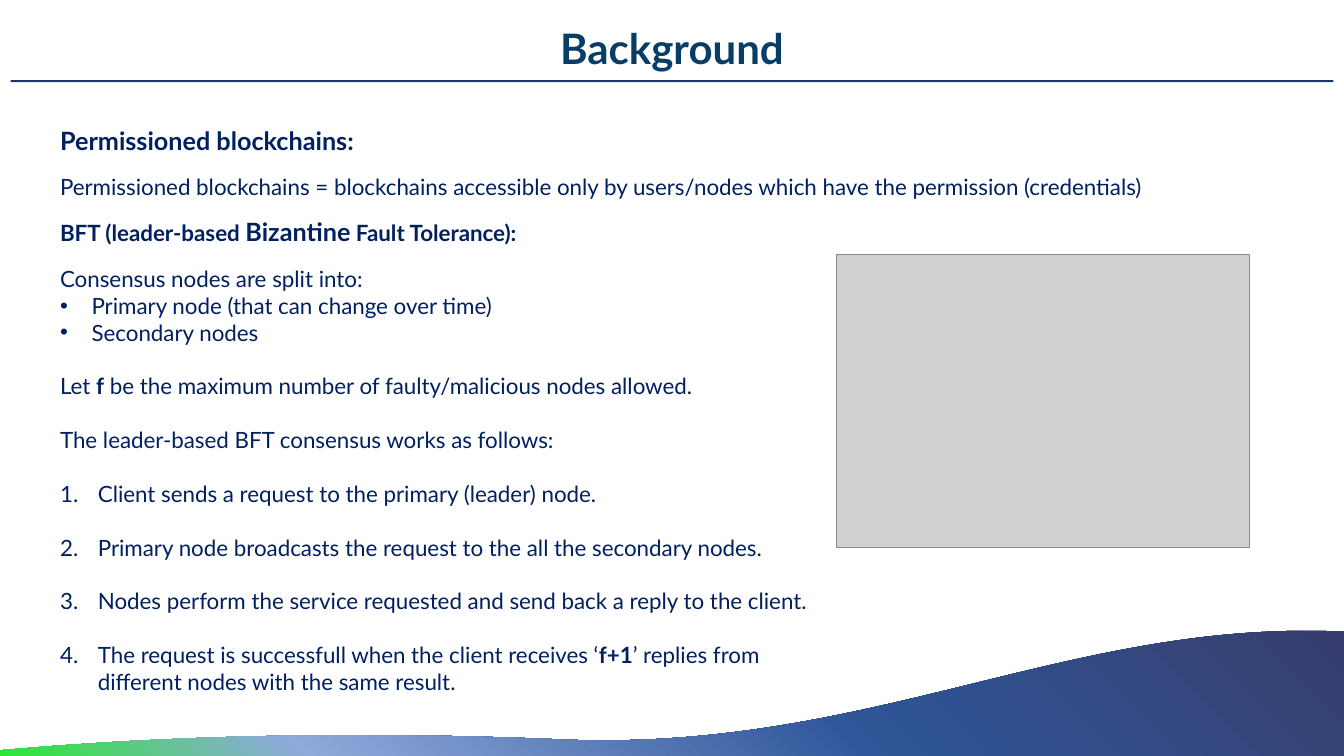
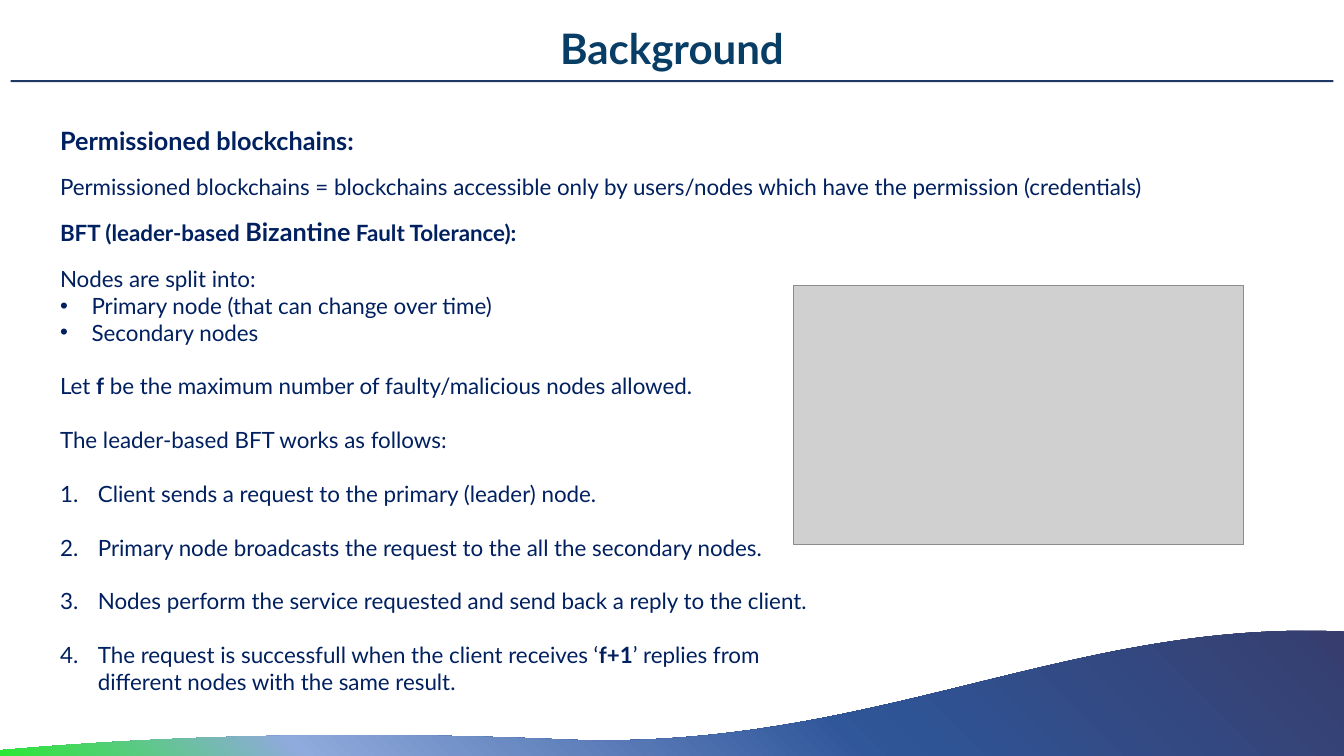
Before and after one commit to MerloSimone/DistributedSystems, a slide deck: slide 4 of PresentationDS.pptx (slide 3 before the commit). Drawn at 1344x756 pixels with LibreOffice and Linux fonts; fonts in the diff are those of the drawing; grey boxes stand for pictures. Boxes give left, top, right and bottom in pixels: in the first picture for what was removed or moved away, otherwise in the second. Text is boxed around its words. In the diff, an @@ line names an element or a change of style, - is before the commit and + after.

```diff
--- a/PresentationDS.pptx
+++ b/PresentationDS.pptx
@@ text at (60,270,256,291): text changed @@
-Consensus nodes are split into:
+Nodes are split into:
@@ picture: place and size @@
-picture at (837,255,1250,547)
+picture at (795,285,1244,544)
@@ text at (60,431,447,448): text changed @@
-The leader-based BFT consensus works as follows:
+The leader-based BFT works as follows:
```
Also in this commit, not shown: 6 other slides changed, 7 slides added.
